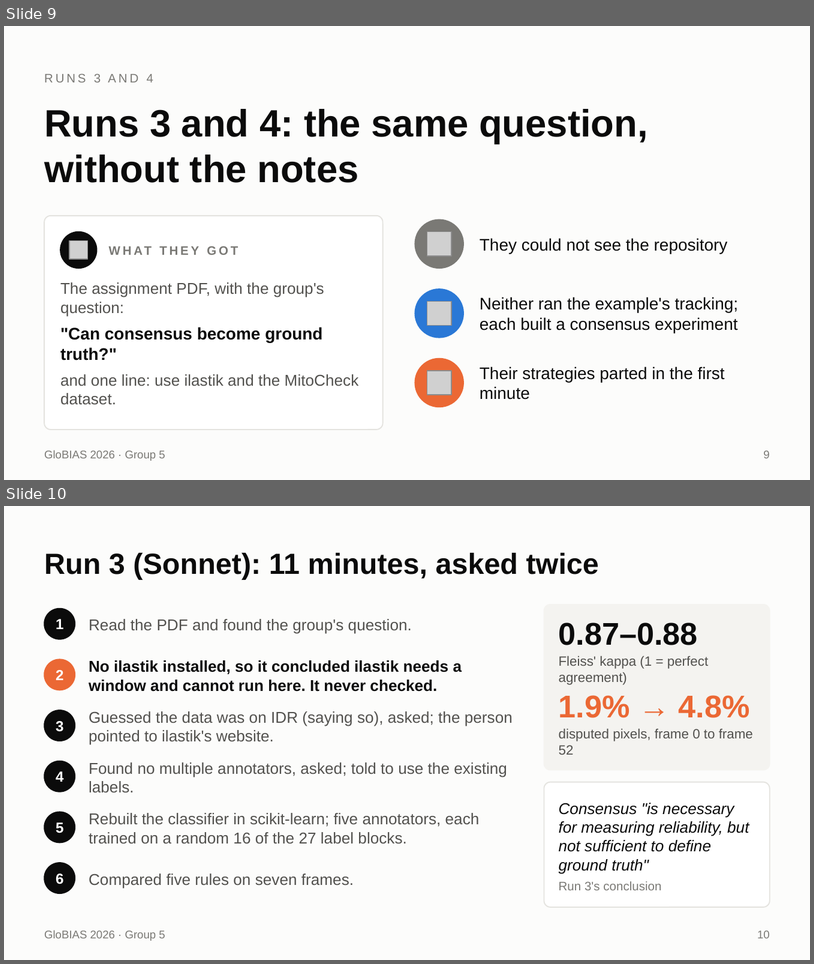
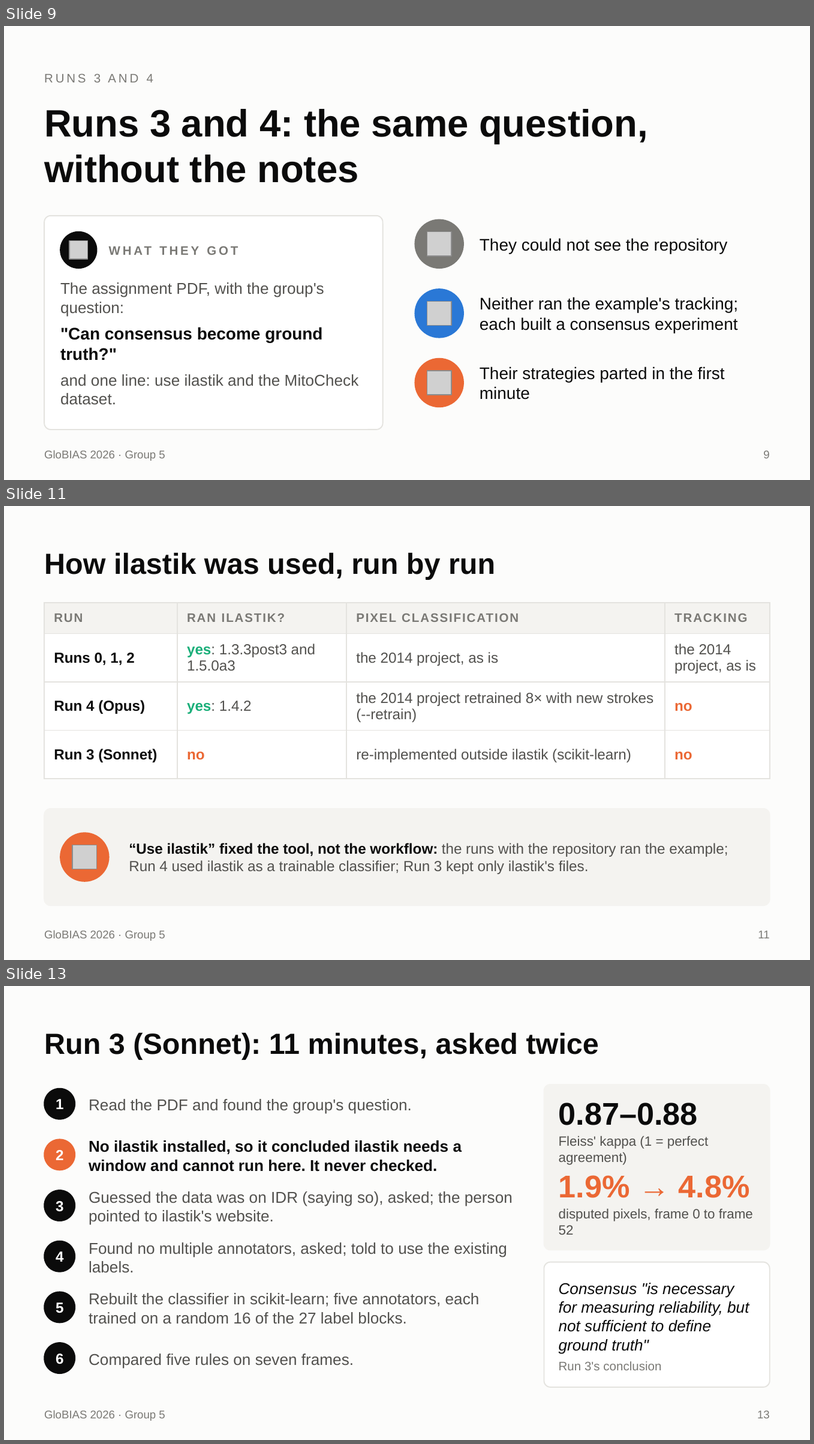
Before and after one commit to globias-2026-group5/globias-2026-group5.github.io, a slide deck: talk/ilastik-five-sessions-long.pptx. Shown one above the other, each under a label of ours: slides 9 and 10 before the commit, slides 9, 11 and 13 after it; the slides between them are not shown. The pictures are 814x964 and 814x1444 pixels, drawn with LibreOffice and Linux fonts; fonts in the diff are those of the drawing; grey boxes stand for pictures. Boxes give left, top, right and bottom in pixels: in the first picture for what was removed or moved away, otherwise in the second. Text is boxed around its words. In the diff, an @@ line names an element or a change of style, - is before the commit and + after.

```diff
--- a/talk/ilastik-five-sessions-long.pptx
+++ b/talk/ilastik-five-sessions-long.pptx
@@ slide 11 added at (x1=4, y1=506, x2=810, y2=960), background #FCFCFB; not listed: 1 template element that a slide beside it also shows @@
@@ title added at (x1=44, y1=553, x2=495, y2=580), 26 pt, text #0B0B0B, bold @@
+How ilastik was used, run by run
@@ table added at (x1=44, y1=603, x2=770, y2=765), 4 rows, 4 columns @@
+RUN | RAN ILASTIK? | PIXEL CLASSIFICATION | TRACKING
+Runs 0, 1, 2 | yes: 1.3.3post3 and 1.5.0a3 | the 2014 project, as is | the 2014 project, as is
+Run 4 (Opus) | yes: 1.4.2 | the 2014 project retrained 8× with new strokes (--retrain) | no
+Run 3 (Sonnet) | no | re-implemented outside ilastik (scikit-learn) | no
@@ rounded rectangle added at (x1=44, y1=808, x2=770, y2=905), fill #F4F3F0, outline #F4F3F0 1 pt @@
@@ ellipse added at (x1=60, y1=832, x2=109, y2=881), fill #EB6834, outline #EB6834 1 pt @@
@@ picture added at (x1=72, y1=844, x2=97, y2=869) @@
@@ text added at (x1=129, y1=843, x2=728, y2=874), 13 pt, text #52514E @@
+“Use ilastik” fixed the tool, not the workflow: the runs with the repository ran the example; Run 4 used ilastik as a trainable classifier; Run 3 kept only ilastik's files.
@@ page number added at (x1=758, y1=930, x2=770, y2=938), 10 pt, text #7A7975 @@
+11
@@ what was slide 10 is now slide 13 @@
@@ page number at (x1=758, y1=1410, x2=770, y2=1418): text changed @@
-10
+13
```
Also in this commit, not shown: 1 slide changed, 3 other slides added, 1 slide removed, 10 other files.
